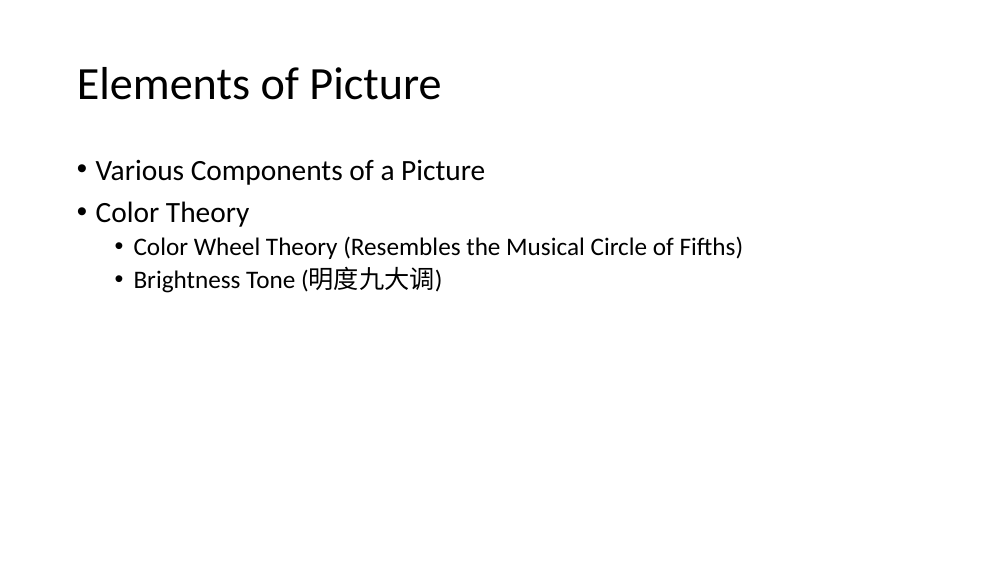
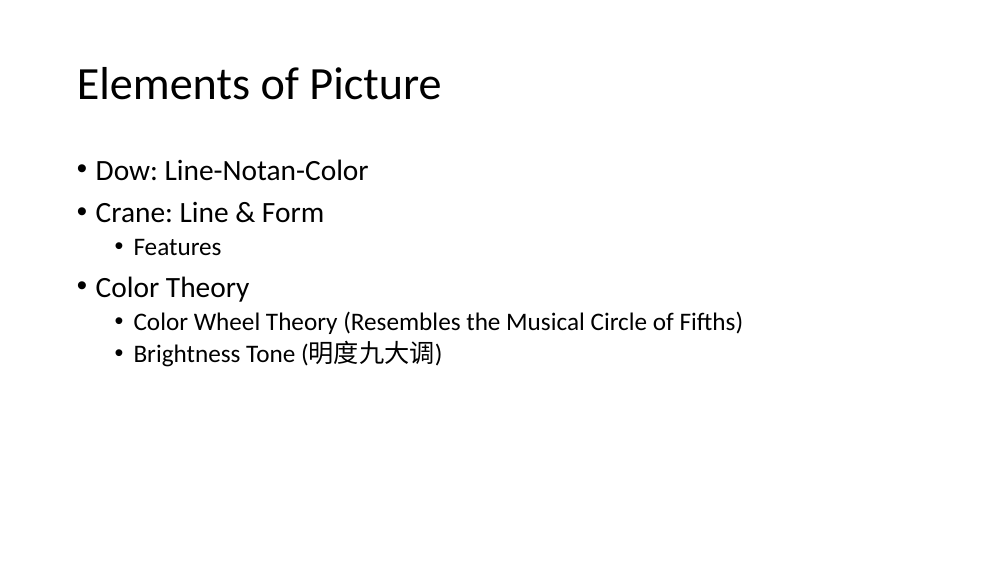
Before and after one commit to PatriciaXiao/Conclusion, a slide deck: slide 5 of Conclusion.pptx. Drawn at 1008x567 pixels with LibreOffice and Linux fonts; fonts in the diff are those of the drawing. Boxes give left, top, right and bottom in pixels: in the first picture for what was removed or moved away, otherwise in the second. Text is boxed around its words. In the diff, an @@ line names an element or a change of style, - is before the commit and + after.

```diff
--- a/Conclusion.pptx
+++ b/Conclusion.pptx
@@ text at (96, 159, 369, 256): text changed @@
-• Various Components of a Picture
+• Dow: Line-Notan-Color
+• Crane: Line & Form
+  • Features
```
Also in this commit, not shown: 4 other slides changed, 3 slides added, 4 other files.
